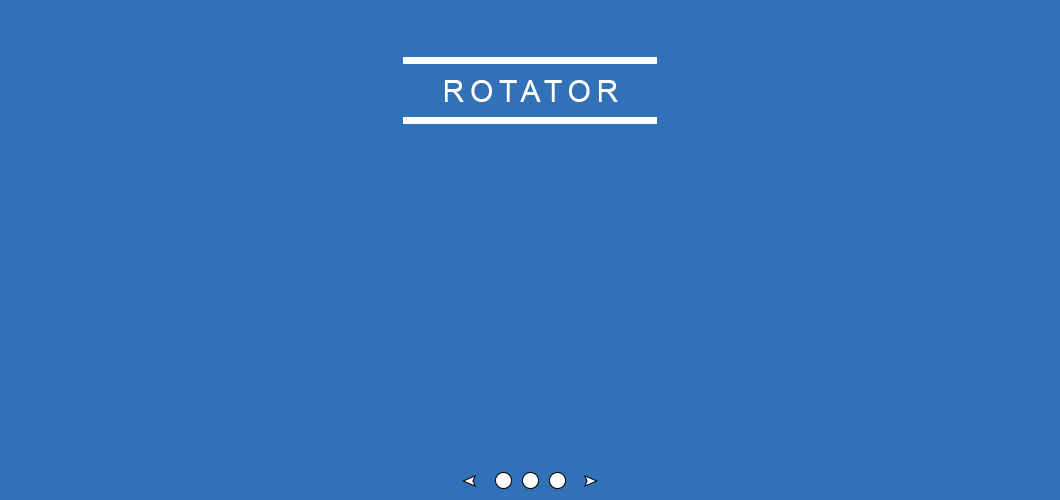
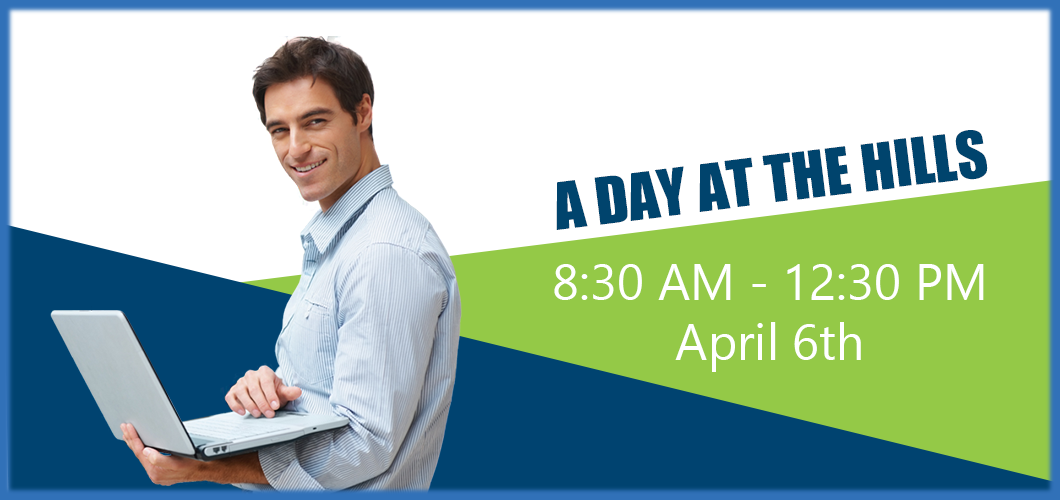
Layer changes from the first 1060 × 500 image to the second:
hid group "Title" (3 layers) over (403, 57, 657, 124)
hid group "Location Circles" (5 layers) over (462, 472, 598, 489)
added group "Mask" with 10 layers above "Background" over (6, 6, 1054, 494)
added layer "slide_3" in group "Mask" over (49, 36, 462, 494)
added layer "A DAY AT THE HILLS" in group "Mask" over (556, 130, 988, 230)
added layer "8:30 AM - 12:30 PM April 6th" in group "Mask" over (554, 264, 984, 372)
added layer "Shape 1" in group "Mask" over (6, 224, 1054, 494)
added layer "Shape 2" in group "Mask" over (6, 179, 1054, 494)
added layer "Layer 1" in group "Mask" over (6, 6, 1054, 494)
